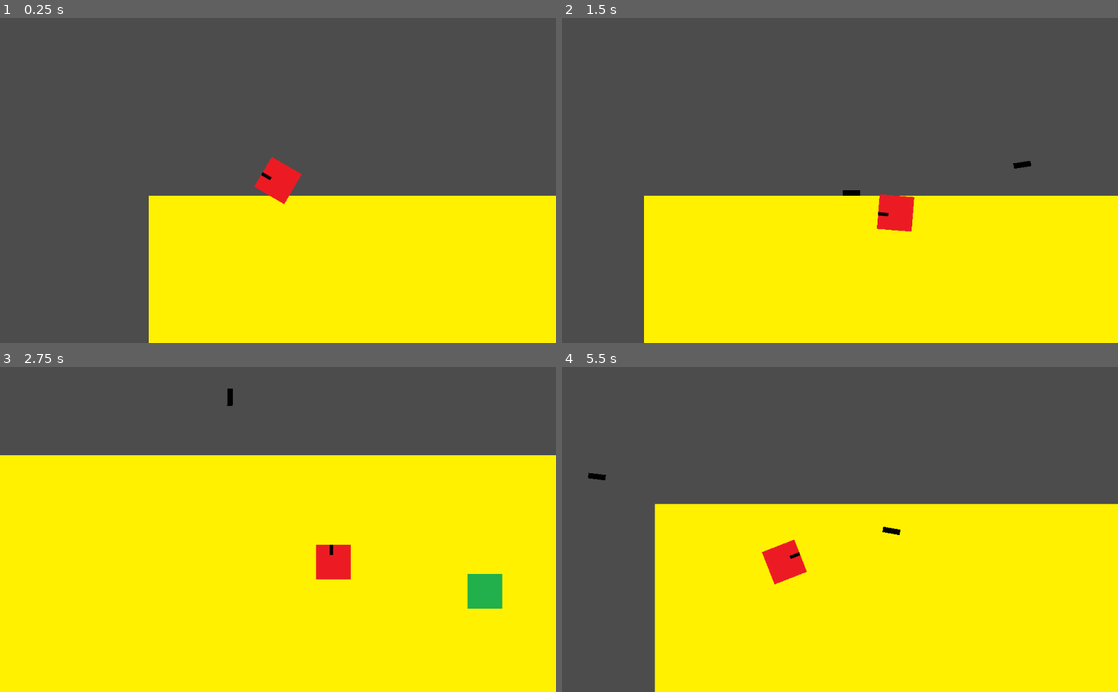
Above: before the commit, frames 1-4 (two rows, left to right).
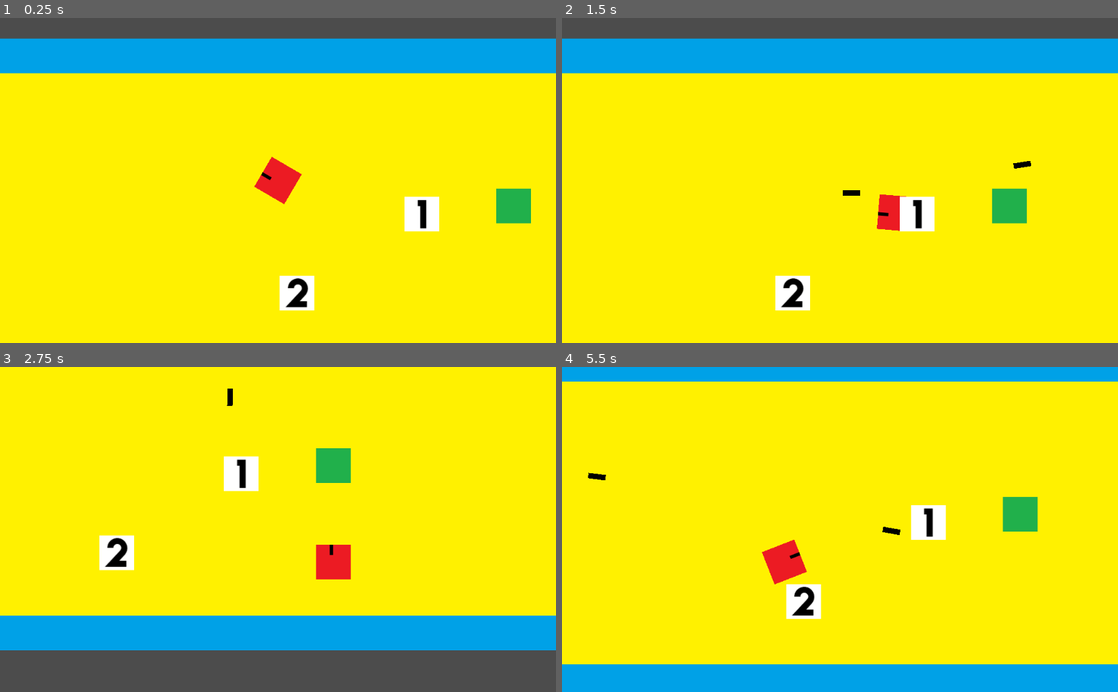
Above: after the commit, the same moments.

Repository: devmcclu/Project-FreeGUN
Game: Godot game, scene res://Main.tscn
Same seed, same stepped clock (60 frames per second), same inputs: the game is played once before the commit and once after it.
Inputs (mouse positions are in pixels of both pictures, inside the frame that each line leads up to):
- Up to frame 1 (0.25 s): no input
- Up to frame 2 (1.5 s): tap Enter at 0.5 s; move the mouse to (962, 164) at 0.52 s; hold D (player_move_right) 0.53-1.28 s; click (962, 164) at 0.6 s; move the mouse to (728, 196) at 1.27 s; hold S (player_move_down) from 1.28 s (still down); click (728, 196) at 1.35 s
- Up to frame 3 (2.75 s): move the mouse to (333, 458) at 2.02 s; release S (player_move_down) at 2.03 s; hold D (player_move_right) from 2.03 s (still down); click (333, 458) at 2.1 s
- Up to frame 4 (5.5 s): move the mouse to (812, 594) at 2.77 s; release D (player_move_right) at 2.78 s; hold W (player_move_up) 2.78-3.53 s; click (812, 594) at 2.85 s; move the mouse to (1006, 578) at 3.52 s; hold A (player_move_left) 3.53-5.03 s; click (1006, 578) at 3.6 s; move the mouse to (673, 480) at 4.27 s; click (673, 480) at 4.35 s; move the mouse to (867, 529) at 5.02 s; hold S (player_move_down) from 5.03 s (still down); click (867, 529) at 5.1 s

The runs differ from the first frame. In frame 1, 62% of the frame differs, in the area x 0-100%, y 6-100%; in frame 2, 57%; in frame 3, 53%; in frame 4, 61%.

Commit message:
Collision Check and Begining of Gun Types
Bullet collision checks have become broader for ease of use, and different gun types have begun their implimetation

Diff:
--- a/Main.tscn
+++ b/Main.tscn
@@ -6,6 +6,9 @@
 [ext_resource path="res://graphics/bullet.png" type="Texture" id=4]
 [ext_resource path="res://enemy.gd" type="Script" id=5]
 [ext_resource path="res://graphics/enemy.png" type="Texture" id=6]
+[ext_resource path="res://graphics/wall.png" type="Texture" id=7]
+[ext_resource path="res://graphics/gun_1.png" type="Texture" id=8]
+[ext_resource path="res://graphics/gun_2.png" type="Texture" id=9]
 
 [sub_resource type="RectangleShape2D" id=1]
 
@@ -16,6 +19,26 @@
 
 custom_solver_bias = 0.0
 extents = Vector2( 32.152, 31.9393 )
+
+[sub_resource type="RectangleShape2D" id=3]
+
+custom_solver_bias = 0.0
+extents = Vector2( 32.3673, 412.779 )
+
+[sub_resource type="RectangleShape2D" id=4]
+
+custom_solver_bias = 0.0
+extents = Vector2( 779.543, 31.7486 )
+
+[sub_resource type="RectangleShape2D" id=5]
+
+custom_solver_bias = 0.0
+extents = Vector2( 32.129, 10.156 )
+
+[sub_resource type="RectangleShape2D" id=6]
+
+custom_solver_bias = 0.0
+extents = Vector2( 32.1642, 32.305 )
 
 [node name="Main" type="Node" index="0"]
 
@@ -27,6 +50,7 @@
 
 [node name="player" type="RigidBody2D" parent="." index="1"]
 
+position = Vector2( 278.874, 231.712 )
 input_pickable = false
 collision_layer = 1
 collision_mask = 1
@@ -100,7 +124,7 @@
 input_pickable = false
 collision_layer = 1
 collision_mask = 1
-mode = 0
+mode = 1
 mass = 1.0
 friction = 1.0
 bounce = 0.0
@@ -128,3 +152,207 @@
 [node name="CollisionShape2D" type="CollisionShape2D" parent="enemy" index="1"]
 
 shape = SubResource( 2 )
+
+[node name="wall" type="RigidBody2D" parent="." index="3" groups=[
+"not_player",
+]]
+
+editor/display_folded = true
+position = Vector2( -271.321, 281.872 )
+input_pickable = false
+collision_layer = 1
+collision_mask = 1
+mode = 1
+mass = 1.0
+friction = 1.0
+bounce = 0.0
+gravity_scale = 1.0
+custom_integrator = false
+continuous_cd = 0
+contacts_reported = 0
+contact_monitor = false
+sleeping = false
+can_sleep = true
+linear_velocity = Vector2( 0, 0 )
+linear_damp = -1.0
+angular_velocity = 0.0
+angular_damp = -1.0
+__meta__ = {
+"_edit_group_": true
+}
+
+[node name="wall_sprite" type="Sprite" parent="wall" index="0"]
+
+scale = Vector2( 1, 13 )
+texture = ExtResource( 7 )
+_sections_unfolded = [ "Transform" ]
+
+[node name="wall_collision" type="CollisionShape2D" parent="wall" index="1"]
+
+shape = SubResource( 3 )
+
+[node name="wall2" type="RigidBody2D" parent="." index="4" groups=[
+"not_player",
+]]
+
+editor/display_folded = true
+position = Vector2( 1353.52, 281.872 )
+input_pickable = false
+collision_layer = 1
+collision_mask = 1
+mode = 1
+mass = 1.0
+friction = 1.0
+bounce = 0.0
+gravity_scale = 1.0
+custom_integrator = false
+continuous_cd = 0
+contacts_reported = 0
+contact_monitor = false
+sleeping = false
+can_sleep = true
+linear_velocity = Vector2( 0, 0 )
+linear_damp = -1.0
+angular_velocity = 0.0
+angular_damp = -1.0
+__meta__ = {
+"_edit_group_": true
+}
+
+[node name="wall_sprite" type="Sprite" parent="wall2" index="0"]
+
+scale = Vector2( 1, 13 )
+texture = ExtResource( 7 )
+_sections_unfolded = [ "Transform" ]
+
+[node name="wall_collision" type="CollisionShape2D" parent="wall2" index="1"]
+
+shape = SubResource( 3 )
+
+[node name="wall3" type="RigidBody2D" parent="." index="5" groups=[
+"not_player",
+]]
+
+editor/display_folded = true
+position = Vector2( 541.573, 587.269 )
+input_pickable = false
+collision_layer = 1
+collision_mask = 1
+mode = 1
+mass = 1.0
+friction = 1.0
+bounce = 0.0
+gravity_scale = 1.0
+custom_integrator = false
+continuous_cd = 0
+contacts_reported = 0
+contact_monitor = false
+sleeping = false
+can_sleep = true
+linear_velocity = Vector2( 0, 0 )
+linear_damp = -1.0
+angular_velocity = 0.0
+angular_damp = -1.0
+__meta__ = {
+"_edit_group_": true
+}
+
+[node name="wall_collsion" type="CollisionShape2D" parent="wall3" index="0"]
+
+shape = SubResource( 4 )
+
+[node name="wall_sprite" type="Sprite" parent="wall3" index="1"]
+
+scale = Vector2( 24.4, 1 )
+texture = ExtResource( 7 )
+_sections_unfolded = [ "Transform" ]
+
+[node name="wall4" type="RigidBody2D" parent="." index="6" groups=[
+"not_player",
+]]
+
+editor/display_folded = true
+position = Vector2( 541.299, 1.92056 )
+input_pickable = false
+collision_layer = 1
+collision_mask = 1
+mode = 1
+mass = 1.0
+friction = 1.0
+bounce = 0.0
+gravity_scale = 1.0
+custom_integrator = false
+continuous_cd = 0
+contacts_reported = 0
+contact_monitor = false
+sleeping = false
+can_sleep = true
+linear_velocity = Vector2( 0, 0 )
+linear_damp = -1.0
+angular_velocity = 0.0
+angular_damp = -1.0
+__meta__ = {
+"_edit_group_": true
+}
+
+[node name="wall_collision" type="CollisionShape2D" parent="wall4" index="0"]
+
+shape = SubResource( 4 )
+
+[node name="wall_sprite" type="Sprite" parent="wall4" index="1"]
+
+scale = Vector2( 24.4, 1 )
+texture = ExtResource( 7 )
+_sections_unfolded = [ "Transform" ]
+
+[node name="gun_1" type="Area2D" parent="." index="7"]
+
+editor/display_folded = true
+position = Vector2( 543.817, 293.954 )
+input_pickable = true
+gravity_vec = Vector2( 0, 1 )
+gravity = 98.0
+linear_damp = 0.1
+angular_damp = 1.0
+audio_bus_override = false
+audio_bus_name = "Master"
+__meta__ = {
+"_edit_group_": true
+}
+
+[node name="gun_1_sprite" type="Sprite" parent="gun_1" index="0"]
+
+texture = ExtResource( 8 )
+_sections_unfolded = [ "Transform" ]
+
+[node name="CollisionShape2D" type="CollisionShape2D" parent="gun_1" index="1"]
+
+scale = Vector2( 1, 3.1726 )
+shape = SubResource( 5 )
+_sections_unfolded = [ "Transform" ]
+
+[node name="gun_2" type="Area2D" parent="." index="8"]
+
+editor/display_folded = true
+position = Vector2( 314.156, 439.543 )
+input_pickable = true
+gravity_vec = Vector2( 0, 1 )
+gravity = 98.0
+linear_damp = 0.1
+angular_damp = 1.0
+audio_bus_override = false
+audio_bus_name = "Master"
+_sections_unfolded = [ "Transform" ]
+__meta__ = {
+"_edit_group_": true
+}
+
+[node name="gun_2" type="Sprite" parent="gun_2" index="0"]
+
+texture = ExtResource( 9 )
+_sections_unfolded = [ "Transform" ]
+
+[node name="gun_collsion" type="CollisionShape2D" parent="gun_2" index="1"]
+
+shape = SubResource( 6 )
+_sections_unfolded = [ "Transform" ]
--- a/Player.gd
+++ b/Player.gd
@@ -3,6 +3,8 @@
 # class member variables go here, for example:
 # var a = 2
 # var b = "textvar"
+
+var bullet_speed = 500
 
 
 func _ready():
@@ -26,7 +28,7 @@
 		$"../".add_child(newBullet)
 		newBullet.position = $"bullet_spawn".global_position
 		newBullet.rotation = self.rotation
-		newBullet.linear_velocity = Vector2(cos(self.rotation)*500, sin(self.rotation)*500)
+		newBullet.linear_velocity = Vector2(cos(self.rotation)*bullet_speed, sin(self.rotation)*bullet_speed)
 		newBullet.parent = self
 		print(newBullet.parent)
 
--- a/bullet.gd
+++ b/bullet.gd
@@ -18,7 +18,9 @@
 
 
 func _on_bullet_body_entered(body):
-	if self.parent != body:
+	if body.is_in_group("not_player"):
+		self.queue_free()
+	elif self.parent != body:
 		body.health -= 1
 		print(body.health)
 		self.queue_free()
--- a/bullet.tscn
+++ b/bullet.tscn
@@ -8,7 +8,10 @@
 custom_solver_bias = 0.0
 extents = Vector2( 16.0186, 4.96663 )
 
-[node name="bullet" type="RigidBody2D"]
+[node name="bullet" type="RigidBody2D" groups=[
+"bullet",
+"not_player",
+]]
 
 position = Vector2( 521.097, 238.836 )
 input_pickable = false
--- a/project.godot
+++ b/project.godot
@@ -13,6 +13,10 @@
 config/name="FreeGUN"
 run/main_scene="res://Main.tscn"
 config/icon="res://icon.png"
+
+[debug]
+
+settings/stdout/print_fps=true
 
 [input]
 
Not shown: 1 places in Main.tscn that only renumber resources
Binary file added: graphics/gun_1.png
Not shown, added: graphics/gun_1.png.import
Binary file added: graphics/gun_2.png
Not shown, added: graphics/gun_2.png.import
Binary file added: graphics/wall.png
Not shown, added: graphics/wall.png.import
